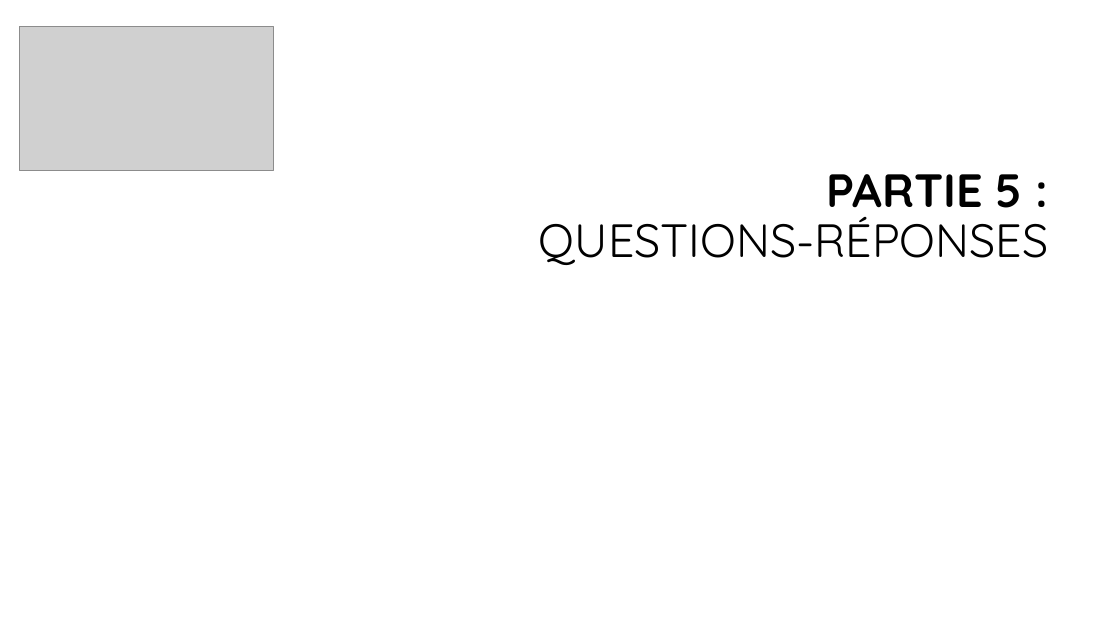
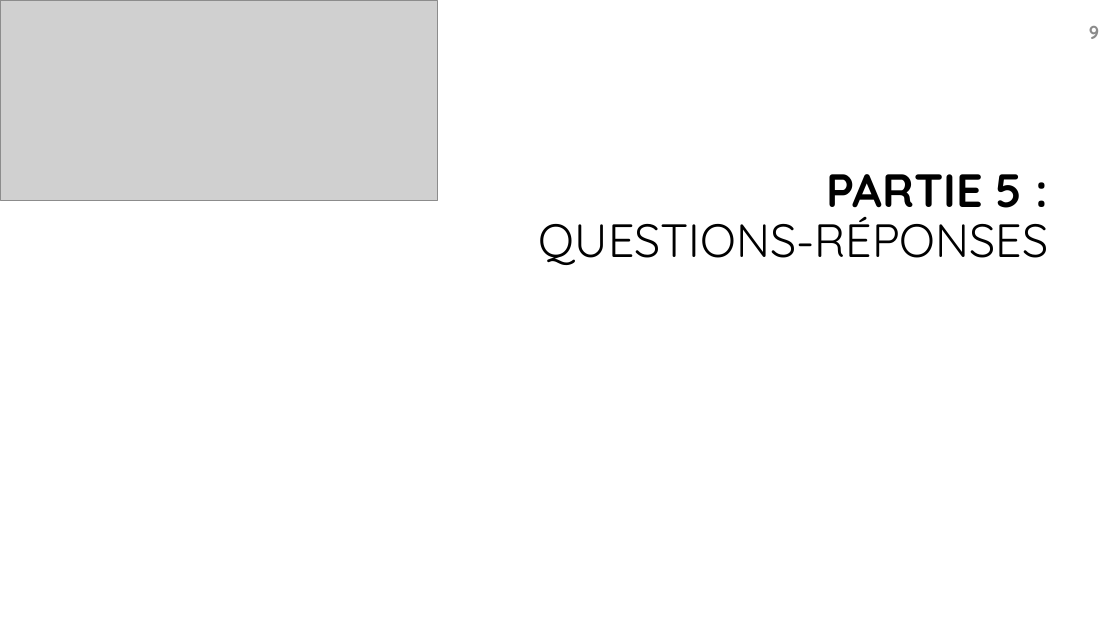
Before and after one commit to bayethiernodiop/Parcours-Data-Scientist, a slide deck: slide 9 of projet4/projet4.pptx (slide 13 before the commit). Drawn at 1120x630 pixels with LibreOffice and Linux fonts; fonts in the diff are those of the drawing; grey boxes stand for pictures; background and template pictures are left out. Boxes give left, top, right and bottom in pixels: in the first picture for what was removed or moved away, otherwise in the second. Text is boxed around its words. In the diff, an @@ line names an element or a change of style, - is before the commit and + after.

```diff
--- a/projet4/projet4.pptx
+++ b/projet4/projet4.pptx
@@ picture added at (x1=0, y1=0, x2=438, y2=201) @@
@@ picture removed at (x1=19, y1=27, x2=274, y2=171) @@
@@ page number added at (x1=1089, y1=26, x2=1099, y2=39), 16 pt, text #8C8C8C, bold @@
+9
```
Also in this commit, not shown: 4 other slides changed, 5 slides added, 9 slides removed, 6 other files.
